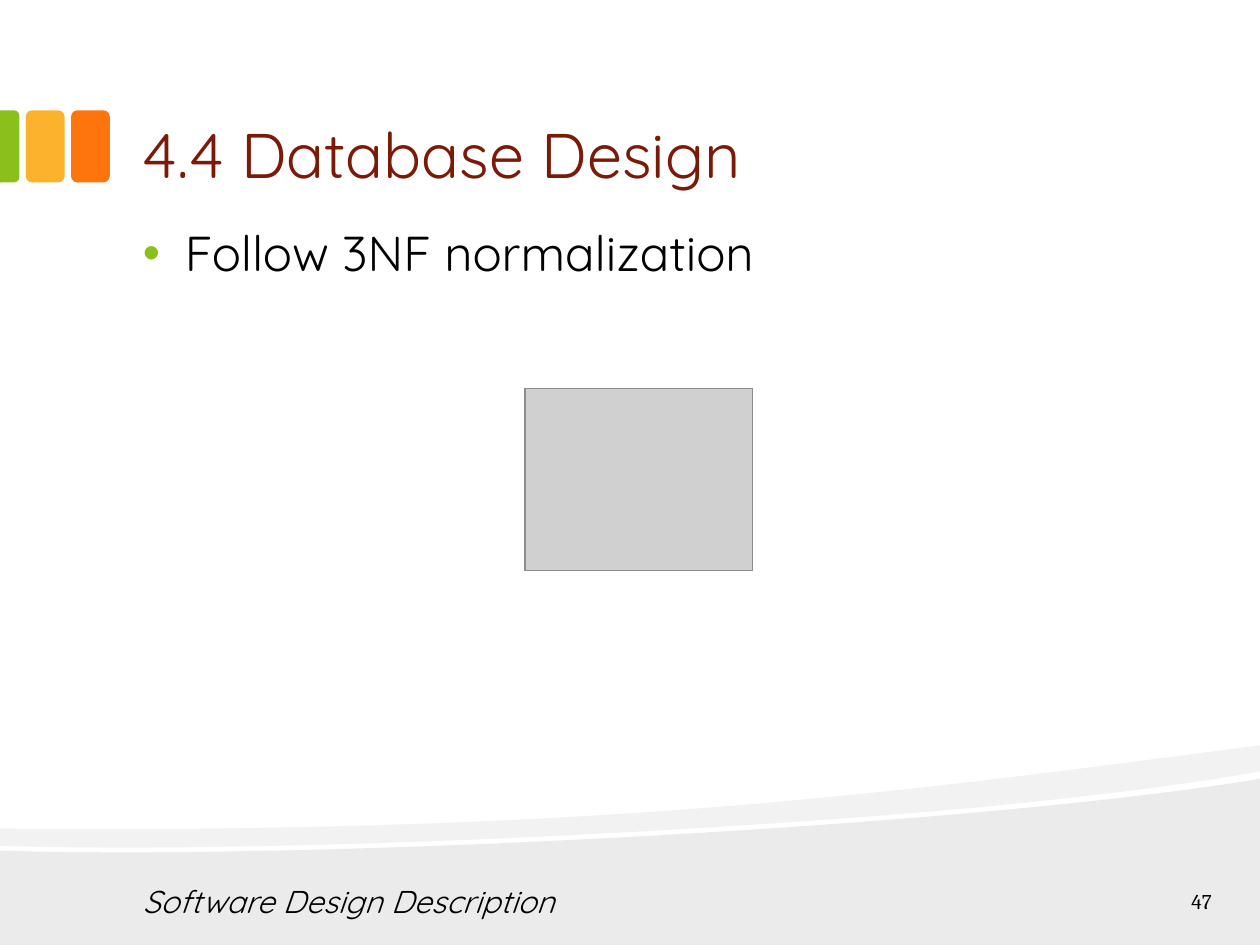
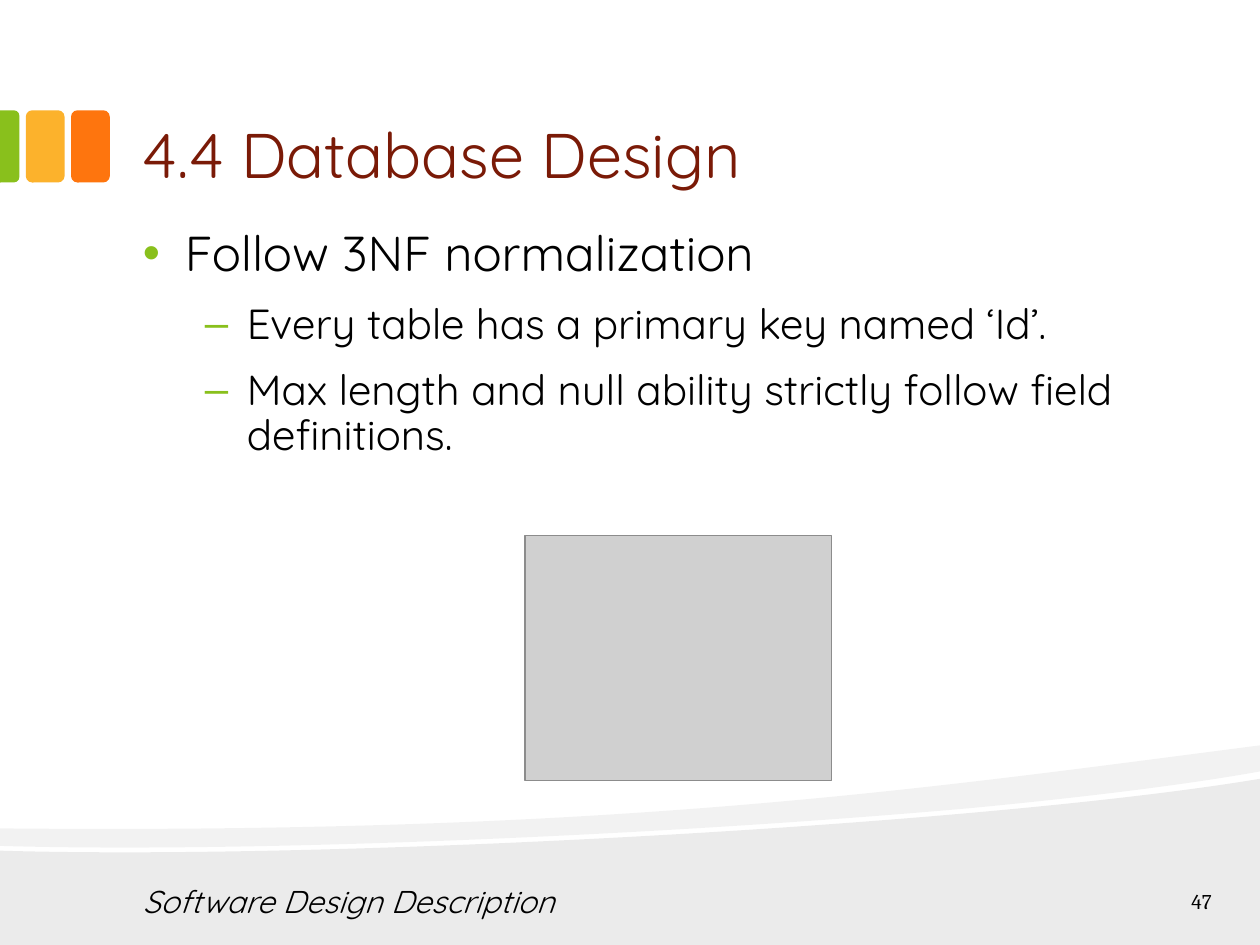
Before and after one commit to hungqcao/Rental-House-Finding, a slide deck: slide 47 of Document/Documentation/Final Document & Report/RHF_Presentation_Final_v1.0.pptx. Drawn at 1260x945 pixels with LibreOffice and Linux fonts; fonts in the diff are those of the drawing; grey boxes stand for pictures. Boxes give left, top, right and bottom in pixels: in the first picture for what was removed or moved away, otherwise in the second. Text is boxed around its words. In the diff, an @@ line names an element or a change of style, - is before the commit and + after.

```diff
--- a/Document/Documentation/Final Document & Report/RHF_Presentation_Final_v1.0.pptx
+++ b/Document/Documentation/Final Document & Report/RHF_Presentation_Final_v1.0.pptx
@@ text at (x1=247, y1=308, x2=1112, y2=451): paragraphs added @@
+  – Every table has a primary key named ‘Id’.
+  – Max length and null ability strictly follow field definitions.
@@ picture resized from (x1=525, y1=388, x2=753, y2=570) to (x1=525, y1=536, x2=832, y2=780) @@
```
Also in this commit, not shown: 1 slide added.
